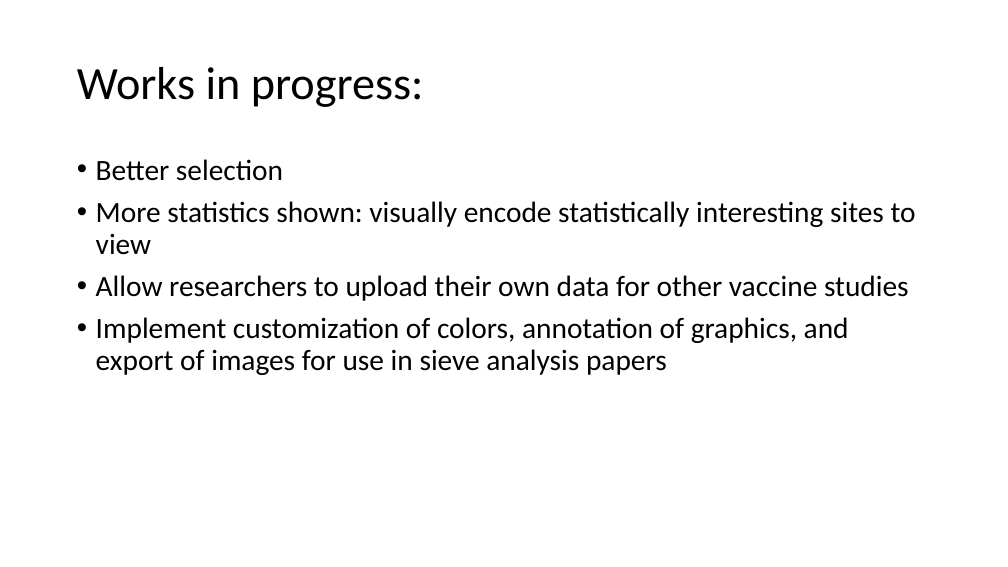
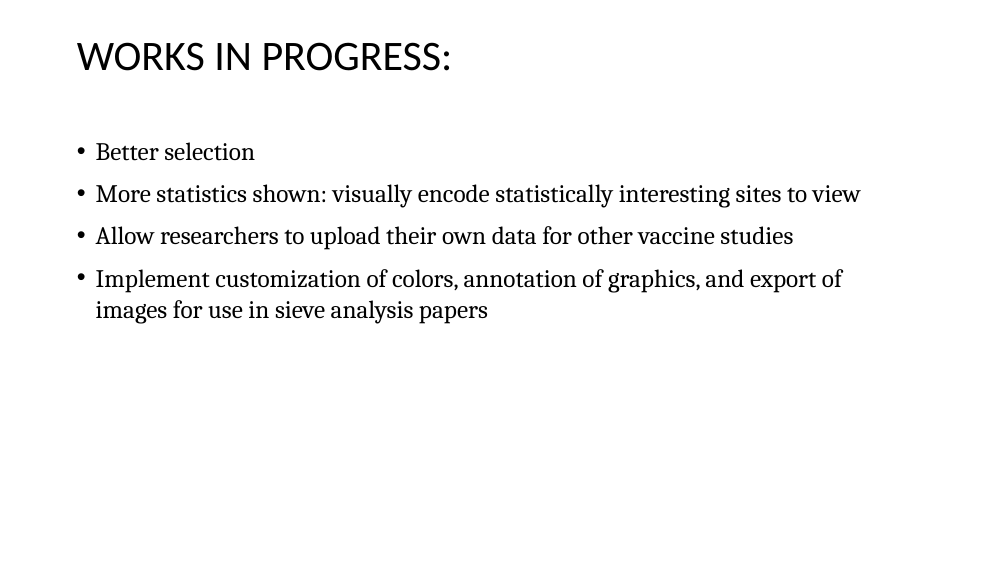
Before and after one commit to nkullman/SIEVE, a slide deck: slide 5 of slides-nkullman-gclenagh-wfyang.pptx. Drawn at 1008x567 pixels with LibreOffice and Linux fonts; fonts in the diff are those of the drawing. Boxes give left, top, right and bottom in pixels: in the first picture for what was removed or moved away, otherwise in the second. Text is boxed around its words. In the diff, an @@ line names an element or a change of style, - is before the commit and + after.

```diff
--- a/slides-nkullman-gclenagh-wfyang.pptx
+++ b/slides-nkullman-gclenagh-wfyang.pptx
@@ title "WORKS IN PROGRESS:" at bbox=[77, 42, 453, 71]: vertical alignment middle to top @@
@@ title at bbox=[77, 42, 453, 71]: text changed; size 44 to 40 pt @@
-Works in progress:
+WORKS IN PROGRESS:
@@ text "Better selection": place and size @@
-text "Better selection" at bbox=[96, 159, 916, 375]
+text "Better selection" at bbox=[96, 142, 861, 324]
@@ text "Better selection" at bbox=[96, 142, 861, 324]: size 28 to 24 pt, font Calibri to Cambria; line spacing 0.9 to 1.05 @@
```
Also in this commit, not shown: 5 other slides changed, 3 other files.
